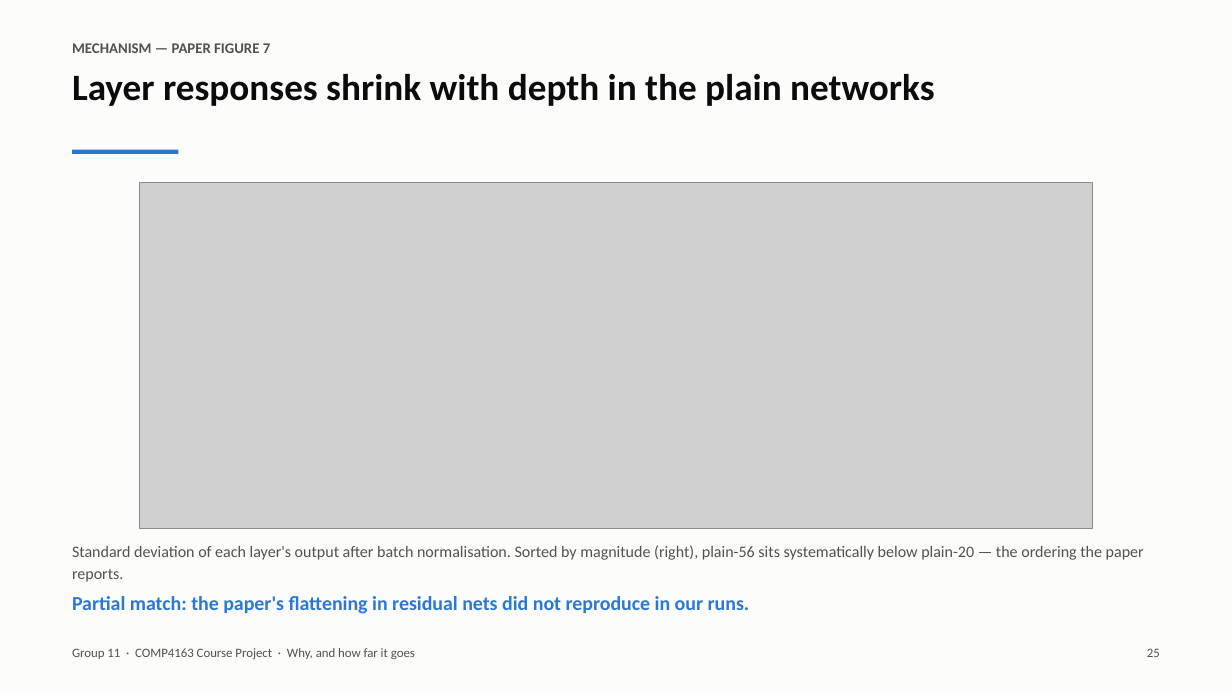
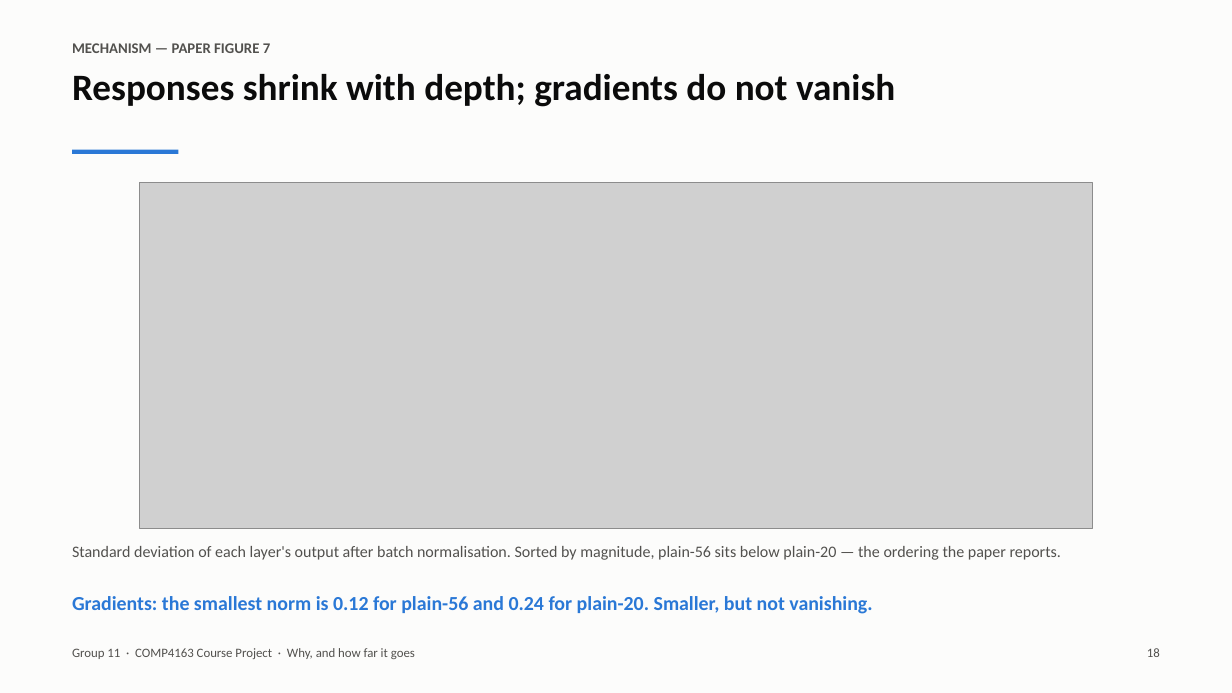
Before and after one commit to v68md6ttb2-ux/COMP4163-ResNet-Degradation, a slide deck: slide 18 of report/slides.pptx (slide 25 before the commit). Drawn at 1232x693 pixels with LibreOffice and Linux fonts; fonts in the diff are those of the drawing; grey boxes stand for pictures. Boxes give left, top, right and bottom in pixels: in the first picture for what was removed or moved away, otherwise in the second. Text is boxed around its words. In the diff, an @@ line names an element or a change of style, - is before the commit and + after.

```diff
--- a/report/slides.pptx
+++ b/report/slides.pptx
@@ text at (72, 74, 895, 107): text changed @@
-Layer responses shrink with depth in the plain networks
+Responses shrink with depth; gradients do not vanish
@@ text at (72, 546, 1061, 560): text changed @@
-Standard deviation of each layer's output after batch normalisation. Sorted by magnitude (right), plain-56 sits systematically below plain-20 — the ordering the paper reports.
+Standard deviation of each layer's output after batch normalisation. Sorted by magnitude, plain-56 sits below plain-20 — the ordering the paper reports.
@@ text at (72, 596, 872, 614): text changed @@
-Partial match: the paper's flattening in residual nets did not reproduce in our runs.
+Gradients: the smallest norm is 0.12 for plain-56 and 0.24 for plain-20. Smaller, but not vanishing.
@@ text at (1147, 648, 1160, 657): text changed @@
-25
+18
```
Also in this commit, not shown: 22 other slides changed, 12 slides removed, 1 other file.
